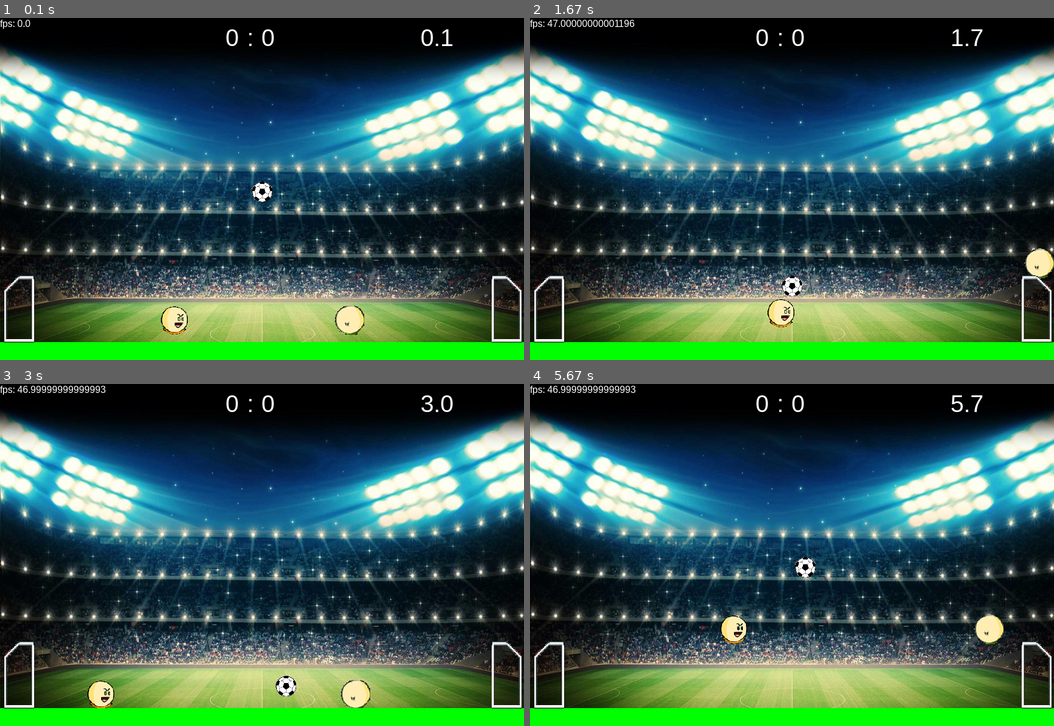
Above: before the commit, frames 1-4 (two rows, left to right).
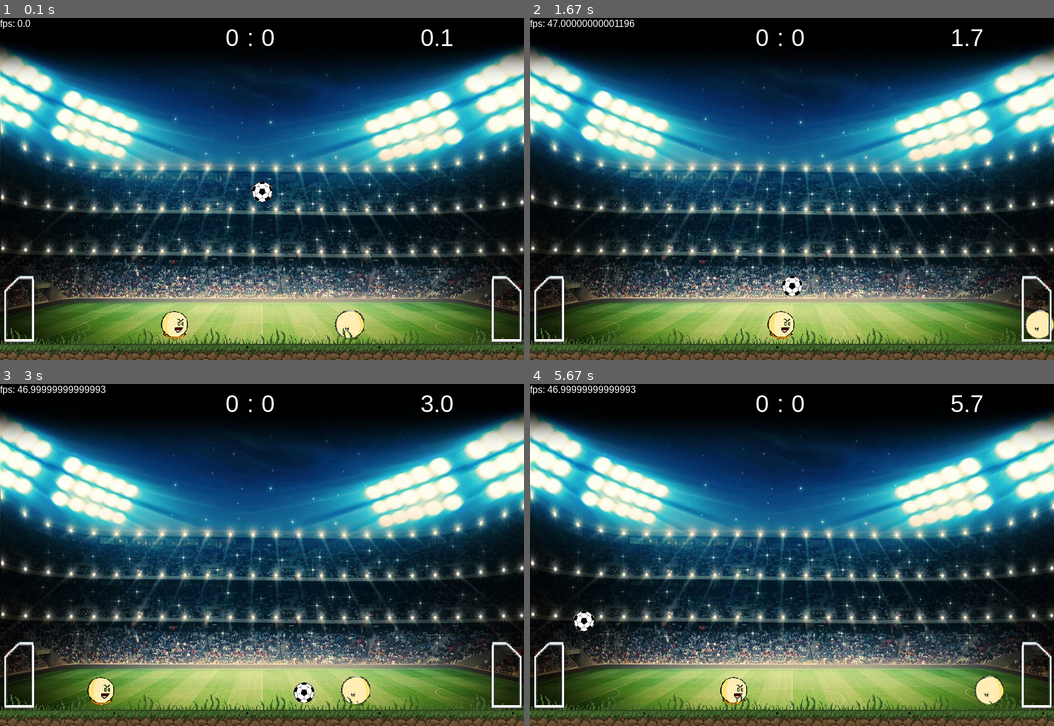
Above: after the commit, the same moments.

Repository: pedrooa/Projeto-Final
Game: pygame game, started from main3_Ligeiro.py
Two runs of this game, one before a commit and one after it. Both use one fixed random seed, a clock stepped at 60 frames per second and the inputs below.
Inputs:
- Up to frame 1 (0.1 s): no input
- Up to frame 2 (1.67 s): hold Right 0.33-0.8 s; hold Up 0.83-1.13 s; hold W 0.83-1.13 s; hold Right 1.17-1.63 s; hold D 1.17-1.63 s
- Up to frame 3 (3 s): hold Left 1.67-2.2 s; hold A 1.67-2.2 s; hold Left 2.57-2.97 s; hold A 2.57-2.97 s
- Up to frame 4 (5.67 s): hold Right 3.4-4.03 s; hold D 3.4-4.03 s; hold Left 4.47-4.93 s; hold A 4.47-4.93 s; hold Right 4.97-5.43 s; hold D 4.97-5.43 s; hold Up from 5.47 s (still down); hold W from 5.47 s (still down)

The runs differ from the first frame. In frame 1, 6.2% of the frame differs, in the area x 0-100%, y 83-100%; in frame 2, 6.8%; in frame 3, 6.4%; in frame 4, 7.4%, in the area x 0-100%, y 50-100%.

Commit message:
arquivo do jogo é main_2_pedrao funcionando, só falta menu e limitar dash

Diff:
--- a/main.py
+++ /dev/null
@@ -1,186 +0,0 @@
-#Head Soccer Game - Vitor, Gabriel, Pedro e Manzanna
-#Programa main que rodará tudo
-import pygame
-import sys
-import os
-import time
-vec = pygame.math.Vector2
-current_path = os.getcwd()
-print(current_path)
-sys.path.insert(0, os.path.join(current_path, "../pymunk-4.0.0"))
-pygame.init()
-pygame.mixer.init()
-
-
-#configuracoes
-bola_x = 438
-bola_y = 513
-tela_x = 876
-tela_y = 573
-
-acc_jogador = 0.5
-atrito_jogador = -0.12
-gravidade_jogador = 0.8
-cor_azul = (0,0,255)
-cor_verde = (0,128,0)
-cor_vermelha = (255,0,0)
-cor_branca = (255,255,255)
-
-FPS = 70
-
-bg = pygame.image.load('Imagens/background2.jpeg')
-tela = pygame.display.set_mode([tela_x, tela_y])
-pygame.display.set_caption('Head Soccer Game')
-relogio = pygame.time.Clock()
-font = pygame.font.SysFont(None, 25)
-
-
-def mensagem_na_tela(msg,cor):
-    tela_mensagem = font.render(msg, True, cor)
-    pygame.draw.rect(tela, cor_branca, [tela_x/2-50,tela_y/2-50,150,100])
-    tela.blit(tela_mensagem, [tela_x/2 - 30, tela_y/2])
-
-class Jogador(pygame.sprite.Sprite):
-
-    def __init__(self,x,cor,teclas):
-        pygame.sprite.Sprite.__init__(self)
-        self.image = pygame.Surface((50,40))
-        self.image.fill(cor)
-        self.rect = self.image.get_rect()
-        self.rect.centerx = x
-        self.rect.bottom = tela_y - 20
-        self.pos = vec(x,self.rect.centery)
-        self.vel = vec(0,0)
-        self.acc = vec(0,0)
-        self.teclas = teclas
-
-    def jump(self):
-        # so pula se em cima de uma plataforma
-
-        self.vel.y = -20
-
-    def update(self):
-        self.acc = vec(0,gravidade_jogador)
-        keystate = pygame.key.get_pressed()
-        if self.teclas == 0:
-            if keystate[pygame.K_LEFT]:
-                self.acc.x = -acc_jogador
-            if keystate[pygame.K_RIGHT]:
-                self.acc.x = acc_jogador
-        elif self.teclas == 1:
-            if keystate[pygame.K_a]:
-                self.acc.x = -acc_jogador
-            if keystate[pygame.K_d]:
-                self.acc.x = acc_jogador
-
-
-
-        #adiciona atrito
-        self.acc.x += self.vel.x * atrito_jogador
-        #equacoes do movimento
-        self.vel += self.acc
-        self.pos +=self.vel + acc_jogador * self.acc
-        #nao deixa o jogador sair da tela
-        if self.pos.x > tela_x:
-            self.pos.x = tela_x
-        if self.pos.x < 0:
-            self.pos.x = 0
-
-        self.rect.midbottom = self.pos
-
-class Chao(pygame.sprite.Sprite):
-    def __init__(self,x,y,l,a):
-        pygame.sprite.Sprite.__init__(self)
-        self.image = pygame.Surface((l,a))
-        self.image.fill(cor_verde)
-        self.rect = self.image.get_rect()
-        self.rect.x = x
-        self.rect.y = y\
-
-
-#Criar grupos de sprites
-todos_sprites = pygame.sprite.Group()
-todas_plataformas = pygame.sprite.Group()
-todos_jogadores = pygame.sprite.Group()
-jogador1 = Jogador(tela_x*2/3,cor_azul,0)
-jogador2 = Jogador(tela_x*1/3,cor_vermelha,1)
-chao = Chao(0,tela_y-40,tela_x,40)
-todos_sprites.add(chao)
-todos_sprites.add(jogador1)
-todos_sprites.add(jogador2)
-todas_plataformas.add(chao)
-todos_jogadores.add(jogador1)
-todos_jogadores.add(jogador2)
-
-# Loop do jogo
-def jogo_loop():
-
-    pygame.mixer.music.load('HitBall.bfxrsound')
-    pygame.mixer.music.play(-1,0.0)
-
-    bola_x = 438
-    bola_y = 513
-    bola_raio = 30
-    bola_x_change = 0
-    bola_y_change = 0
-    sair = False
-    gameover = False
-
-
-    while not sair:
-
-        #Roda em x FPS
-        relogio.tick(FPS)
-
-        while gameover == True:
-            #Tela inicial - nao funcionado
-            tela.fill(cor_branca)
-            mensagem_na_tela("Game Over, pressione C para jogar novamente ou Q para sair.")
-            pygame.display.update()
-            for event in pygame.event.get():
-                if event.type == pygame.KEYDOWN:
-                    if event.key == pygame.K_Q:
-                        sair = True
-                        gameover = False
-                    elif event.key == pygame.K_C:
-                        jogo_loop()
-
-        for event in pygame.event.get():
-            #checa se fechou a tela
-            if event.type == pygame.QUIT:
-                sair = True
-            if event.type == pygame.KEYDOWN:
-                if event.key == pygame.K_UP:
-                    jogador1.jump()
-                if event.key == pygame.K_w:
-                    jogador2.jump()
-
-
-        #Update
-        todos_sprites.update()
-
-        #Checa se os jogadores colidiram com a plataforma
-        hits = pygame.sprite.spritecollide(jogador1, todas_plataformas, False)
-        if hits:
-            jogador1.pos.y= hits[0].rect.top + 1
-            jogador1.vel.y = 0
-
-        hits = pygame.sprite.spritecollide(jogador2, todas_plataformas, False)
-        if hits:
-            jogador2.pos.y= hits[0].rect.top + 1
-            jogador2.vel.y = 0
-
-        #Desenho/Renderizacao
-        tela.fill(cor_verde)
-        tela.blit(bg,(0,0,300,300))
-        todos_sprites.draw(tela)
-
-        #Depois de desenhar tudo, dar flip no display
-        pygame.display.flip()
-
-    #Fecha a janela e finaliza o jogo
-    pygame.quit()
-
-
-
-jogo_loop()
--- a/main3_Ligeiro.py
+++ b/main3_Ligeiro.py
@@ -41,7 +41,6 @@
         self.image = pygame.transform.scale(trave_2, (60,120))
         self.image.set_colorkey(RED)
         self.rect = self.image.get_rect()
-
         self.rect.x = WIDTH - 60
         self.rect.y = HEIGHT - 145
 
@@ -65,7 +64,6 @@
         self.vel*= arrasto
         self.vel += self.acc
         self.pos += self.vel
-
         self.rect.center = self.pos
 
     #Bola quica na tela
@@ -112,7 +110,7 @@
         self.radius = 24
        #pygame.draw.circle(self.image, RED, self.rect.center, self.radius)
         self.rect.center = (x, HEIGHT - 50)
-        self.pos = vetor(x, self.rect.centery)
+        self.pos = vetor(x, self.rect.centery )
         self.vel = vetor(0, 0)
         self.acc = vetor(0, 0)
         self.teclas = teclas
@@ -154,15 +152,23 @@
         self.rect.midbottom = self.pos
 
     def dash(self):
+        dash = True
+        timer3 = pygame.time.get_ticks()/1000
+        vel = self.vel.x
         self.vel.x = self.vel.x * 4
-
+        while dash:
+            if timer3 >= 10:
+                self.vel.x = vel
+                dash = False
 
 class Campo(pygame.sprite.Sprite):
     def __init__(self, x , y, w, h):
         pygame.sprite.Sprite.__init__(self)
-        self.image = pygame.Surface((w,h))
-        self.image.fill(GREEN)
-        self.rect = self.image.get_rect()
+        self.image = pygame.transform.scale(grass, (WIDTH,70))
+        self.image.set_colorkey(RED)
+        self.rect = self.image.get_rect()
+        #self.image = pygame.Surface((w,h))
+        #self.image.fill(GREEN)
         self.rect.x = x
         self.rect.y = y
 #funções
@@ -201,6 +207,7 @@
 player1_img = pygame.image.load(path.join(img_folder, "cabeca1.png")).convert()
 player2_img = pygame.image.load(path.join(img_folder, "cabeca2.png")).convert()
 SoccerBall = pygame.image.load(path.join(img_folder, "SoccerBall.png")).convert()
+grass = pygame.image.load(path.join(img_folder, "grass.png")).convert()
 
 trave_1 = pygame.image.load(path.join(img_folder, "trave_1.png")).convert()
 trave_2 = pygame.image.load(path.join(img_folder, "trave_2.png")).convert()
@@ -216,13 +223,9 @@
 bola = Bola(WIDTH/2 ,HEIGHT/2,20)
 player1 = Jogador(WIDTH*1/3,player1_img,0)
 player2 = Jogador(WIDTH*2/3,player2_img,1)
-
-
-
 trave1 = Trave_1()
 trave2 = Trave_2()
-
-campo_futebol = Campo(0,HEIGHT - 30,WIDTH,30)
+campo_futebol = Campo(0,HEIGHT - 55, WIDTH,30)
 
 all_sprites.add(player1) #ADD Sprites
 all_sprites.add(player2)
@@ -272,11 +275,11 @@
     bateu_bola_trave_1 = pygame.sprite.spritecollide(bola, trave_1_group, False)
     bateu_bola_trave_2 = pygame.sprite.spritecollide(bola, trave_2_group, False)
     if bateu:
-        player1.pos.y = bateu[0].rect.top + 1
+        player1.pos.y = bateu[0].rect.top + 20
         player1.vel.y = 0
 
     if bateu_2:
-        player2.pos.y = bateu_2[0].rect.top + 1
+        player2.pos.y = bateu_2[0].rect.top + 20
         player2.vel.y = 0
 
     if bateu_player1_2 and bateu_player2_1:
--- a/main_2.py
+++ b/main_2_VersãoPedrão.py
@@ -1,197 +1,10 @@
+#Head Soccer Game - Vitor, Gabriel, Pedro e Manzanna
+#Programa main que rodará tudo
 import pygame as pg
 import math
 from os import path
 from settings import *
-
-<<<<<<< HEAD
-class Trave_1(pg.sprite.Sprite):
-    def __init__(self):
-        pg.sprite.Sprite.__init__(self)
-        self.game_folder = path.dirname(__file__)
-        self.img_folder = path.join(self.game_folder, "Imagens")
-        self.trave_1 = pg.image.load(path.join(self.img_folder, \
-                                                "trave_1.png")).convert()
-        self.image = pg.transform.scale(self.trave_1, (TRAVE_W,TRAVE_H))
-        self.image.set_colorkey(RED)
-        self.rect = self.image.get_rect()
-        self.rect.x = 2
-        self.rect.y = HEIGHT - 145
-
-class Trave_2(pg.sprite.Sprite):
-    def __init__(self):
-        pg.sprite.Sprite.__init__(self)
-        self.game_folder = path.dirname(__file__)
-        self.img_folder = path.join(self.game_folder, "Imagens")
-        self.trave_2 = pg.image.load(path.join(self.img_folder, \
-                                                "trave_2.png")).convert()
-        self.image = pg.transform.scale(self.trave_2, (TRAVE_W,TRAVE_H))
-        self.image.set_colorkey(RED)
-        self.rect = self.image.get_rect()
-        self.rect.x = WIDTH - 60
-        self.rect.y = HEIGHT - 145
-
-class Bola(pg.sprite.Sprite):
-    def __init__(self,x,y,raio):
-        pygame.sprite.Sprite.__init__(self)
-        self.game_folder = path.dirname(__file__)
-        self.img_folder = path.join(self.game_folder, "Imagens")
-        self.SoccerBall = pg.image.load(path.join(self.img_folder, \
-                                                "SoccerBall.png")).convert()
-        self.image = pg.transform.scale(self.SoccerBall, (BOLA_W,BOLA_H))
-=======
-class Trave(pg.sprite.Sprite):
-    def __init__(self,imagem,x,y):
-        pg.sprite.Sprite.__init__(self)
-        self.image = pg.transform.scale(imagem, (TRAVE_W,TRAVE_H))
-        self.image.set_colorkey(RED)
-        self.rect = self.image.get_rect()
-        self.rect.x = x
-        self.rect.y = y
-
-class Bola(pg.sprite.Sprite):
-    def __init__(self,x,y,raio,imagem):
-        pg.sprite.Sprite.__init__(self)
-        self.image = pg.transform.scale(imagem, (BOLA_W,BOLA_H))
->>>>>>> 34eb5e87ee54c5ef93683c78887e4e0f3a905a63
-        self.image.set_colorkey(RED)
-        self.rect = self.image.get_rect()
-        self.radius = int(raio)
-        self.rect.centerx = x
-        self.rect.centery = y
-        self.pos = vetor(x,self.rect.centery)
-        self.vel = vetor(0,0)
-        self.acc = vetor(0,0)
-        self.mask = pg.mask.from_surface(self.image)
-
-    def update(self):
-        self.acc = vetor(0,0.4)
-        self.quicar()
-        self.vel*= arrasto
-        self.vel += self.acc
-        self.pos += self.vel
-
-        self.rect.center = self.pos
-
-    #Bola quica na tela
-    def quicar(self):
-        if self.pos.x > WIDTH - self.radius:
-            self.pos.x = 2*(WIDTH - self.radius) - self.pos.x
-            self.vel.x = -self.vel.x
-            self.vel*= elasticidade
-
-        elif self.pos.x < self.radius:
-            self.pos.x = 2*self.radius - self.pos.x
-            self.vel.x = -self.vel.x
-            self.vel*=elasticidade
-
-        if self.pos.y > HEIGHT-30 - self.radius:
-            self.pos.y = 2*(HEIGHT-30 - self.radius) - self.pos.y
-            self.vel.y = -self.vel.y
-            self.vel*=elasticidade
-
-        elif self.pos.y < self.radius:
-            self.pos.y = 2*self.radius - self.pos.y
-            self.vel.y = -self.vel.y
-            self.vel*=elasticidade
-
-    def collide(self,other):
-        dx = self.rect.x - other.rect.x
-        dy = self.rect.y - other.rect.y
-
-        dist = math.hypot(dx,dy)
-        soma_raios = self.radius + other.radius
-        if dist < soma_raios:
-            force = 3*(soma_raios - dist)
-            v = vetor(other.rect.x-self.rect.x,other.rect.y-self.rect.y)
-            versor = v/dist
-            FEL = force*versor
-            self.vel -= 0.12*FEL
-
-class Jogador(pg.sprite.Sprite):
-<<<<<<< HEAD
-    def __init__(self,x,imagem,teclas):
-        pygame.sprite.Sprite.__init__(self)
-        self.game_folder = path.dirname(__file__)
-        self.img_folder = path.join(self.game_folder, "Imagens")
-        self.player1_img = pg.image.load(path.join(self.img_folder, \
-                                                "cabeca1.png")).convert()
-=======
-    def __init__(self,x,imagem,teclas,game):
-        pg.sprite.Sprite.__init__(self)
-        self.group = game.all_sprites
->>>>>>> 34eb5e87ee54c5ef93683c78887e4e0f3a905a63
-        self.image = pg.transform.scale(imagem, (PLAYER_W, PLAYER_H))
-        self.image.set_colorkey(BLACK)
-        self.rect = self.image.get_rect()
-        self.radius = PLAYER_RAIO
-       #pg.draw.circle(self.image, RED, self.rect.center, self.radius)
-        self.rect.center = (x, HEIGHT - PLAYER_H)
-        self.pos = vetor(x, self.rect.centery)
-        self.vel = vetor(0, 0)
-        self.acc = vetor(0, 0)
-        self.teclas = teclas
-        self.mask = pg.mask.from_surface(self.image)
-<<<<<<< HEAD
-
-    def jump(self):
-        self.rect.y += 1
-        plataformas
-        hits = pg.sprite.spritecollide(self, plataformas, False)
-=======
-        self.game = game
-
-    def jump(self):
-        self.rect.y += 1
-        hits = pg.sprite.spritecollide(self, self.game.plataformas, False)
->>>>>>> 34eb5e87ee54c5ef93683c78887e4e0f3a905a63
-        self.rect.y -= 1
-        if hits:
-            self.vel.y = -15
-
-    def update(self):
-        self.acc = vetor(0, gravidade)
-        keystate = pg.key.get_pressed()
-        if self.teclas == 0:
-            if keystate[pg.K_a]:
-                self.acc.x = -aceleração_maxima
-            if keystate[pg.K_d]:
-                self.acc.x = aceleração_maxima
-        elif self.teclas ==1:
-
-            if keystate[pg.K_LEFT]:
-                self.acc.x = -aceleração_maxima
-            if keystate[pg.K_RIGHT]:
-                self.acc.x = aceleração_maxima
-
-       #aplicando atrito
-        self.acc.x += self.vel.x *  atrito
-        #equacao de movimento
-        self.vel += self.acc
-        self.pos += self.vel + 0.5 *self.acc
-
-        #bater na parede
-        if self.pos.x + 25 > WIDTH:
-            self.pos.x = WIDTH - 25
-        if self.pos.x - 25 < 0:
-            self.pos.x =  25
-        self.rect.midbottom = self.pos
-
-    def dash(self):
-        self.vari = True
-        self.timer3 = pg.time.get_ticks()/1000
-        while timer3 <= 5:
-            if self.vari:
-                self.vel.x = self.vel.x * 4
-                self.vari = False
-
-class Campo(pg.sprite.Sprite):
-    def __init__(self, x , y, w, h):
-        pg.sprite.Sprite.__init__(self)
-        self.image = pg.Surface((w,h))
-        self.image.fill(GREEN)
-        self.rect = self.image.get_rect()
-        self.rect.x = x
-        self.rect.y = y
+from Sprites import *
 
 class Game:
     def __init__(self):
@@ -204,22 +17,6 @@
         self.clock = pg.time.Clock()
         self.font = pg.font.SysFont("Arial", 16)
 
-<<<<<<< HEAD
-        #Criando objetos
-        self.bola = Bola(WIDTH/2 ,HEIGHT/2,20)
-        self.game_folder = path.dirname(__file__)
-        self.img_folder = path.join(self.game_folder, "Imagens")
-        self.player1_img = pg.image.load(path.join(self.img_folder, \
-                                                "cabeca1.png")).convert()
-        self.player2_img = pg.image.load(path.join(self.img_folder, \
-                                                "cabeca2.png")).convert()
-        self.player1 = Jogador(WIDTH*1/3,self.player1_img,0)
-        self.player2 = Jogador(WIDTH*2/3,self.player2_img,1)
-        self.campo_futebol = Campo(0,HEIGHT - 30,WIDTH,30)
-        self.trave1 = Trave_1()
-        self.trave2 = Trave_2()
-=======
->>>>>>> 34eb5e87ee54c5ef93683c78887e4e0f3a905a63
 
     def new(self):
         #start a new game
@@ -228,43 +25,28 @@
         self.player2_score = 0
         self.timer = 0
         self.timer2 = pg.time.get_ticks()/1000
-<<<<<<< HEAD
-
-        self.run()
-
-    def sprites(self):
-=======
-
->>>>>>> 34eb5e87ee54c5ef93683c78887e4e0f3a905a63
+
         #carregando Imagens
-        self.game_folder = path.dirname(__file__)
-        self.img_folder = path.join(self.game_folder, "Imagens")
-        self.background = pg.image.load(path.join(self.img_folder, \
+        game_folder = path.dirname(__file__)
+        img_folder = path.join(game_folder, "Imagens")
+        self.background = pg.image.load(path.join(img_folder, \
                                                 'background2.jpeg')).convert()
         self.background_rect = self.background.get_rect()
-<<<<<<< HEAD
-        self.player1_img = pg.image.load(path.join(self.img_folder, \
-=======
         self.player1_img = pg.image.load(path.join(img_folder, \
->>>>>>> 34eb5e87ee54c5ef93683c78887e4e0f3a905a63
                                                 "cabeca1.png")).convert()
-        self.player2_img = pg.image.load(path.join(self.img_folder, \
+        self.player2_img = pg.image.load(path.join(img_folder, \
                                                 "cabeca2.png")).convert()
-        self.trave_1 = pg.image.load(path.join(self.img_folder, \
+        self.SoccerBall = pg.image.load(path.join(img_folder, \
+                                                "SoccerBall.png")).convert()
+        self.trave_1 = pg.image.load(path.join(img_folder, \
                                                 "trave_1.png")).convert()
-        self.trave_2 = pg.image.load(path.join(self.img_folder, \
+        self.trave_2 = pg.image.load(path.join(img_folder, \
                                                 "trave_2.png")).convert()
 
         #Criando objetos
-<<<<<<< HEAD
-        self.bola = Bola(WIDTH/2 ,HEIGHT/2,20)
-        self.player1 = Jogador(WIDTH*1/3,self.player1_img,0)
-        self.player2 = Jogador(WIDTH*2/3,self.player2_img,1)
-=======
         self.bola = Bola(WIDTH/2 ,HEIGHT/2,20,self.SoccerBall)
-        self.player1 = Jogador(WIDTH*1/3,self.player1_img,0,Game())
-        self.player2 = Jogador(WIDTH*2/3,self.player2_img,1,Game())
->>>>>>> 34eb5e87ee54c5ef93683c78887e4e0f3a905a63
+        self.player1 = Jogador(self,WIDTH*1/3,self.player1_img,0)
+        self.player2 = Jogador(self,WIDTH*2/3,self.player2_img,1)
         self.campo_futebol = Campo(0,HEIGHT - 30,WIDTH,30)
         self.trave1 = Trave(self.trave_1,2,HEIGHT - 145)
         self.trave2 = Trave(self.trave_2,WIDTH - 60, HEIGHT - 145)
@@ -293,6 +75,7 @@
         self.todos_jogadores.add(self.player1)
         self.todos_jogadores.add(self.player2)
 
+        self.run()
 
     def run(self):
         #Game loop
@@ -388,7 +171,7 @@
                 self.player2.vel.y = 5
         if self.bateu_bola_trave_1:
             if self.bola.pos.y <= self.trave1.rect.top and self.bola.vel.y > 0:
-                bola.vel.y = -bola.vel.y
+                self.bola.vel.y = -self.bola.vel.y
             if self.bola.pos.y - self.bola.radius >= self.trave1.rect.top:
                 self.bola.vel.y = -self.bola.vel.y
                 self.timer += 1
@@ -432,7 +215,6 @@
             self.bola.collide(self.colisao[0])
 
     def events(self):
-        self.sprites()
         #Game loop events
         for event in pg.event.get():
             # check for closing window
@@ -453,17 +235,10 @@
     def draw(self):
         #Game loop draw
         # Draw / render
-        self.screen = pg.display.set_mode((WIDTH, HEIGHT))
         self.screen.fill(BLACK)
         self.screen.blit(self.background, self.background_rect)
         # Info and flip screen
         self.screen.blit(self.font.render("fps: " + str(self.clock.get_fps()), 1, WHITE), (0,0))
-<<<<<<< HEAD
-        #self.draw_text(self.screen,":", 40, WIDTH/2 - 20, 10)
-        #self.draw_text(self.screen,str(self.player1_score), 40, WIDTH/2 - 50, 10)
-        #self.draw_text(self.screen,str(self.player2_score), 40, WIDTH/2 + 10, 10)
-        #self.draw_text(self.screen,str(round(self.timer2,1)), 40, WIDTH*5/6, 10)
-=======
         self.draw_text(self.screen,":", 40, WIDTH/2 - 20,10)
         self.draw_text(self.screen,str(self.player1_score), 40, WIDTH/2 - 50, 10)
         self.draw_text(self.screen,str(self.player2_score), 40, WIDTH/2 + 10, 10)
@@ -472,22 +247,11 @@
         self.draw_text(self.screen,str(self.player1_score), 40, WIDTH/2 - 50)
         self.draw_text(self.screen,str(self.player2_score), 40, WIDTH/2 + 10)
         self.draw_text(self.screen,str(round(self.timer2,1)), 40, WIDTH*5/6)"""
->>>>>>> 34eb5e87ee54c5ef93683c78887e4e0f3a905a63
         self.all_sprites.draw(self.screen) #rodando os sprites
 
         # *after* drawing everything, flip the display
         pg.display.flip()
 
-<<<<<<< HEAD
-    def draw_text(surf, text, size, x, y):
-        self.font = pg.font.Font(font_name, size)
-        self.text_surface = self.font.render(text, True, WHITE)
-        self.text_rect = self.text_surface.get_rect()
-        self.text_rect.midtop = (x, y)
-        surf.blit(self.text_surface, self.text_rect)
-
-=======
->>>>>>> 34eb5e87ee54c5ef93683c78887e4e0f3a905a63
     def show_start_screen(self):
         #Game Start Screen
         pass
